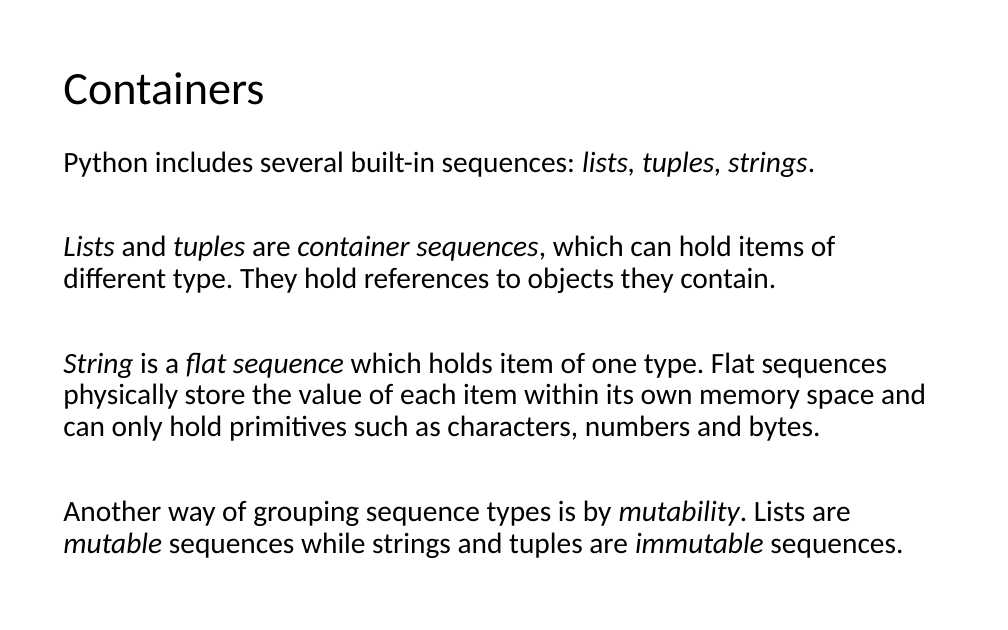
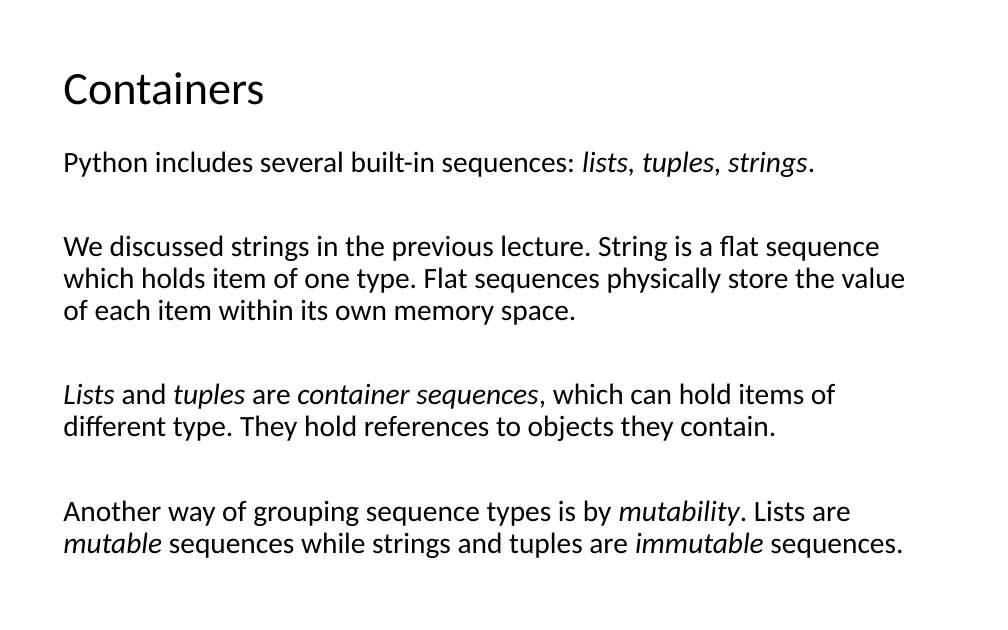
Before and after one commit to LongBaoNguyen/longbaonguyen.github.io, a slide deck: slide 3 of courses/apcsp/lect7.pptx (slide 4 before the commit). Drawn at 1008x630 pixels with LibreOffice and Linux fonts; fonts in the diff are those of the drawing. Boxes give left, top, right and bottom in pixels: in the first picture for what was removed or moved away, otherwise in the second. Text is boxed around its words. In the diff, an @@ line names an element or a change of style, - is before the commit and + after.

```diff
--- a/courses/apcsp/lect7.pptx
+++ b/courses/apcsp/lect7.pptx
@@ text at (63,235,906,325): paragraph added @@
+We discussed strings in the previous lecture. String is a flat sequence which holds item of one type. Flat sequences physically store the value of each item within its own memory space.
@@ text at (63,352,926,441): paragraph removed @@
-String is a flat sequence which holds item of one type. Flat sequences physically store the value of each item within its own memory space and can only hold primitives such as characters, numbers and bytes.
```
Also in this commit, not shown: 14 other slides changed, 8 slides added, 1 slide removed, 5 other files.
